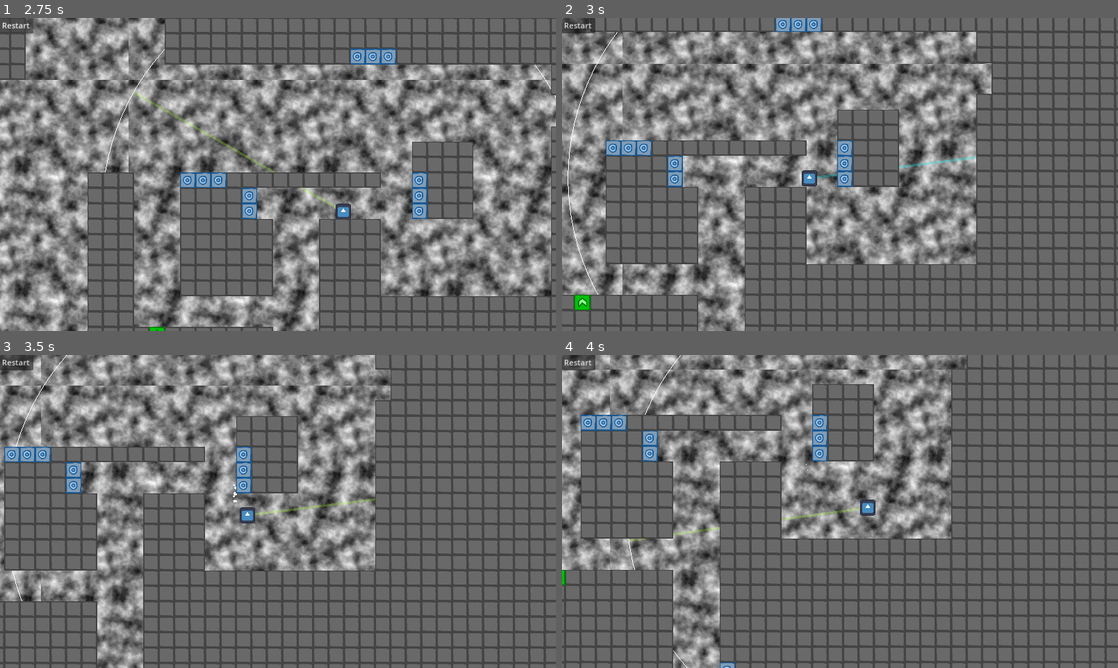
Above: before the commit, frames 1-4 (two rows, left to right).
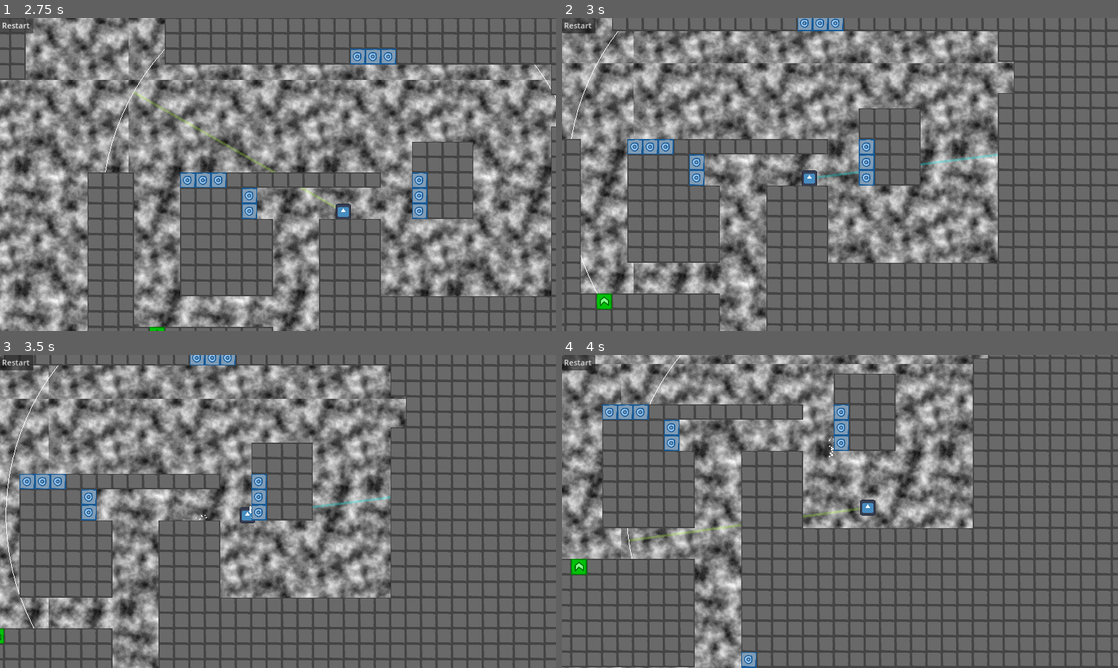
Above: after the commit, the same moments.

Repository: Haydoggo/GW61
Game: Godot game, scene res://scenes/maps/test_level/test_level.tscn
Same seed, same stepped clock (60 frames per second), same inputs: the game is played once before the commit and once after it. The engine's default icon, where the game draws it, is replaced by a stand-in: a white triangle on a blue panel in a dark square.
Inputs (mouse positions are in pixels of both pictures, inside the frame that each line leads up to):
- Up to frame 1 (2.75 s): click "Restart" at 0.5 s; click "Restart" at 1.25 s; click "Restart" at 2 s
- Up to frame 2 (3 s): tap Enter at 2.75 s; move the mouse to (962, 158) at 2.77 s; hold D (move_right) from 2.78 s (still down); hold Right mouse button (retract) from 2.78 s (still down); click (962, 158) at 2.85 s
- Up to frame 3 (3.5 s): keep holding D (move_right); keep holding Right mouse button (retract); tap Space (jump) at 3.02 s
- Up to frame 4 (4 s): keep holding D (move_right); move the mouse to (728, 527) at 3.52 s; release Right mouse button (retract) at 3.53 s; right-click (728, 527) at 3.6 s; tap Space (jump) at 3.77 s; click (728, 527) at 3.8 s

Frame 1 is identical in both runs. In frame 2, 53% of the frame differs, in the area x 0-100%, y 0-100%; in frame 3, 50%; in frame 4, 55%.

Commit message:
Add distributed grapple retraction time

Diff:
--- a/scenes/maps/test_level/test_level.tscn
+++ b/scenes/maps/test_level/test_level.tscn
@@ -22,7 +22,6 @@
 
 [node name="Player" parent="." instance=ExtResource("1_oqn3n")]
 position = Vector2(356, 234)
-auto_retract = true
 
 [node name="Camera2D" type="Camera2D" parent="Player"]
 zoom = Vector2(0.5, 0.5)
--- a/scenes/player/movement_params.gd
+++ b/scenes/player/movement_params.gd
@@ -1,4 +1,7 @@
 class_name MovementParams extends Resource
+
+@export var auto_retract = true
+@export var instant_retract = false
 
 @export var grapple_range = 1000.0
 @export var max_walk_speed = 300.0
@@ -12,3 +15,4 @@
 @export var min_slide_speed = 50.0
 @export var wall_slide_speed = 200.0
 @export var min_grapple_length = 200.0
+@export var retraction_time = 0.3
--- a/scenes/player/movement_params.tres
+++ b/scenes/player/movement_params.tres
@@ -16,3 +16,4 @@
 min_slide_speed = 50.0
 wall_slide_speed = 200.0
 min_grapple_length = 200.0
+retraction_time = 0.2
--- a/scenes/player/player.gd
+++ b/scenes/player/player.gd
@@ -1,9 +1,6 @@
 extends CharacterBody2D
 
 
-
-@export var instant_retract = true
-@export var auto_retract = false
 @export_category("Movement Parameters")
 ## Movement Parameters
 @export var mp : MovementParams
@@ -11,8 +8,10 @@
 @onready var grapple_ray: RayCast2D = $GrappleRay
 @onready var grapple_line: Line2D = $GrappleLine
 @onready var grapple_indicator: Line2D = $GrappleRay/GrappleIndicator
+@onready var retraction_timer: Timer = $RetractionTimer
 
 var can_retract = false
+var is_retracting = false
 var is_grappling = false
 var is_sliding = false
 var grapple_length = 0.0
@@ -107,16 +106,24 @@
 			hook_position = grapple_ray.get_collision_point()
 			grapple_length = hook_position.distance_to(grapple_ray.global_position)
 			if hit_block_properties & WorldMap.TileProperty.BOOST:
-				var pull_vel = grapple_ray.global_position.direction_to(hook_position) * mp.retraction_power
-				if velocity.dot(pull_vel) < 0:
-					velocity = velocity.project(pull_vel.orthogonal())
-				velocity += pull_vel
+				is_retracting = true
+				retraction_timer.wait_time = mp.retraction_time
+				retraction_timer.start()
 
 	if Input.is_action_just_released("grapple") and is_grappling:
+		retraction_timer.stop()
 		is_grappling = false
+		is_retracting = false
+
+	if is_retracting:
+		var pull_vel = grapple_ray.global_position.direction_to(hook_position) * mp.retraction_power
+		if velocity.dot(pull_vel) < 0:
+			velocity = velocity.project(pull_vel.orthogonal())
+		velocity += pull_vel * delta / max(mp.retraction_time, delta)
+
 
 	if can_retract:
-		if instant_retract:
+		if mp.instant_retract:
 			if Input.is_action_just_pressed("retract") and is_grappling:
 				velocity += grapple_ray.global_position.direction_to(hook_position) * mp.retraction_power
 				is_grappling = false
@@ -124,7 +131,7 @@
 			if Input.is_action_pressed("retract") and is_grappling:
 				grapple_length = move_toward(grapple_length, 0, mp.retraction_power * delta)
 
-	if auto_retract:
+	if mp.auto_retract:
 		grapple_length = min(grapple_length, hook_position.distance_to(global_position))
 	grapple_length = max(mp.min_grapple_length, grapple_length)
 
@@ -151,3 +158,7 @@
 
 func _draw() -> void:
 	draw_arc(Vector2(0,0), mp.grapple_range, 0, TAU, 100, Color.WHITE)
+
+
+func _on_retraction_timer_timeout() -> void:
+	is_retracting = false
--- a/scenes/player/player.tscn
+++ b/scenes/player/player.tscn
@@ -32,7 +32,6 @@
 
 [node name="Player" type="CharacterBody2D"]
 script = ExtResource("1_p55oq")
-auto_retract = true
 mp = ExtResource("2_gcq0d")
 
 [node name="CollisionShape2D" type="CollisionShape2D" parent="."]
@@ -74,3 +73,8 @@
 emitting = false
 amount = 64
 process_material = SubResource("ParticleProcessMaterial_untun")
+
+[node name="RetractionTimer" type="Timer" parent="."]
+one_shot = true
+
+[connection signal="timeout" from="RetractionTimer" to="." method="_on_retraction_timer_timeout"]
